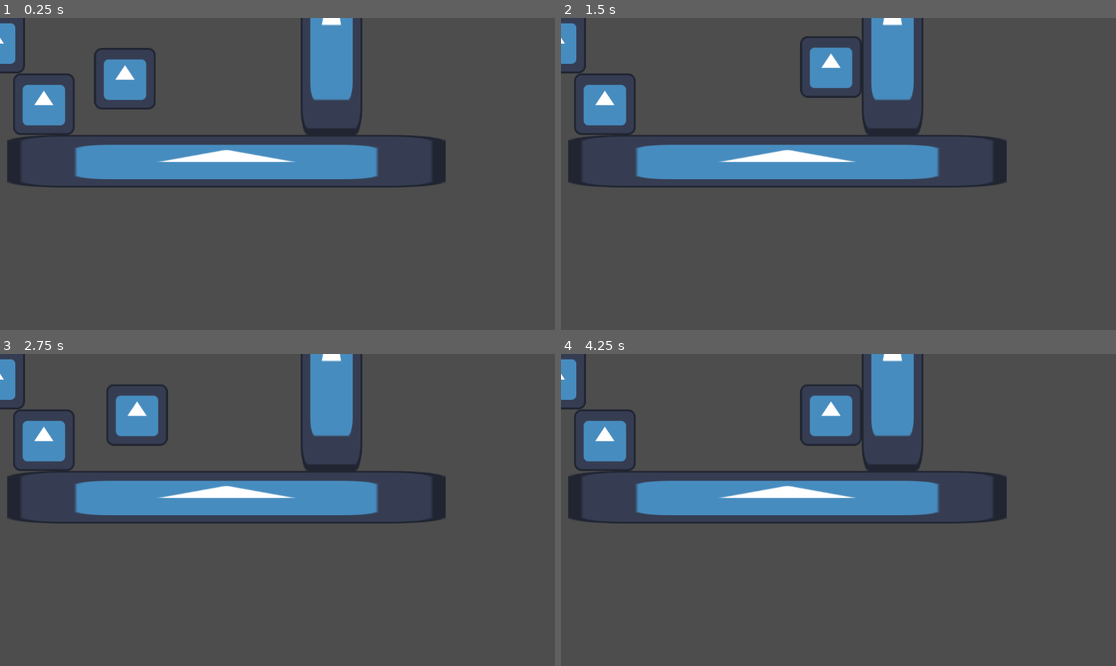
Above: before the commit, frames 1-4 (two rows, left to right).
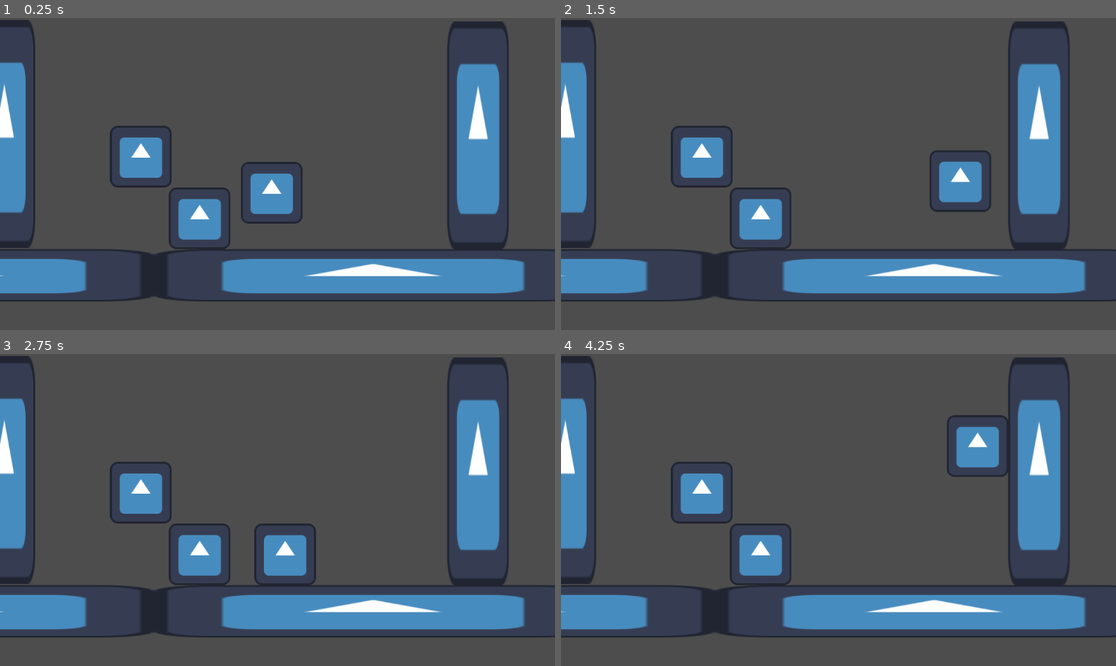
Above: after the commit, the same moments.

Repository: Dkoplik/Paint-it-Black
Game: Godot game, scene res://movement_test/movement_test.tscn
Two runs of this game, one before a commit and one after it. Both use one fixed random seed, a clock stepped at 60 frames per second and the inputs below. The project has no main scene, so this scene is started directly. The engine's default icon, where the game draws it, is replaced by a stand-in: a white triangle on a blue panel in a dark square.
Inputs:
- Up to frame 1 (0.25 s): no input
- Up to frame 2 (1.5 s): tap Enter (ui_accept) at 0.5, 0.6, 0.77, 1.07, 1.35 s; hold D (right) from 0.53 s (still down)
- Up to frame 3 (2.75 s): tap Enter (ui_accept) at 1.52, 1.82, 2.1 s; release D (right) at 2.03 s; hold A (left) from 2.03 s (still down)
- Up to frame 4 (4.25 s): release A (left) at 2.78 s; hold D (right) from 2.78 s (still down); tap Enter (ui_accept) at 2.85, 3.02, 3.32, 3.6, 3.77, 4.07 s

The runs differ from the first frame. In frame 1, 32% of the frame differs, in the area x 0-100%, y 0-91%; in frame 2, 32%; in frame 3, 32%; in frame 4, 32%.

Commit message:
Добавил скольжение по стене
Добавил  скольжение по стене, игрок плавно спускается по стене вниз.
Добавил кривоработающий прыжок от неё. Работает только в лево.

Diff:
--- a/Paint-it-Black/movement_test/CharacterBody2D.gd
+++ b/Paint-it-Black/movement_test/CharacterBody2D.gd
@@ -7,6 +7,8 @@
 @export var max_movement_speed = 2000.0
 @export var max_fall_speed = 2000.0
 @export var gravity = 2000
+@export var sliding_acceleration = 1000
+@export var max_sliding_speed = 1000
 
 # Ограничивает максимальную скорость передвежения игрока
 func player_speed():
@@ -27,11 +29,19 @@
 func _physics_process(delta):
 	# Добавляет гравитацию.
 	if not is_on_floor():
-		velocity.y += fall_speed(gravity * delta)
+		if is_on_wall():  # скольжение по стене (падает медленее).
+			velocity.y += sliding_acceleration*delta
+		else:	# обычная гравитация
+			velocity.y += fall_speed(gravity * delta)
 
 	# Прыжок.
-	if Input.is_action_just_pressed("ui_accept") and is_on_floor():
-		velocity.y = jump_speed
+	if Input.is_action_just_pressed("ui_accept"):
+		if is_on_floor():
+			velocity.y = jump_speed
+		if is_on_wall():
+
+			velocity.y = jump_speed
+			velocity.x = jump_speed
 
 	# Получение направления ввода (с клавиатуры т.е. куда пользователь хочет пойти) и обработайтка движения/замедления.
 	var direction = Input.get_axis("left", "right")
--- a/Paint-it-Black/movement_test/movement_test.tscn
+++ b/Paint-it-Black/movement_test/movement_test.tscn
@@ -14,6 +14,7 @@
 size = Vector2(128, 470)
 
 [node name="MovementTest" type="Node2D"]
+position = Vector2(304.459, 237.005)
 
 [node name="CharacterBody2D" type="CharacterBody2D" parent="."]
 position = Vector2(259.484, 59.3845)
@@ -25,6 +26,18 @@
 
 [node name="Sprite2D" type="Sprite2D" parent="CharacterBody2D"]
 texture = ExtResource("1_74ju3")
+
+[node name="floor2" type="StaticBody2D" parent="."]
+position = Vector2(-439.458, 296.995)
+
+[node name="Sprite2D" type="Sprite2D" parent="floor2"]
+position = Vector2(-5.50747e-05, 0.5)
+scale = Vector2(7.10937, 0.851562)
+texture = ExtResource("1_74ju3")
+
+[node name="CollisionShape2D" type="CollisionShape2D" parent="floor2"]
+position = Vector2(0, 0.5)
+shape = SubResource("RectangleShape2D_pt0lq")
 
 [node name="floor" type="StaticBody2D" parent="."]
 position = Vector2(470, 297)
@@ -54,4 +67,16 @@
 position = Vector2(-12, 51)
 
 [node name="StaticBody2D2" parent="." instance=ExtResource("3_pajbj")]
-position = Vector2(91, 179)
+position = Vector2(110, 179)
+
+[node name="wall2" type="StaticBody2D" parent="."]
+position = Vector2(-295.458, 176.995)
+
+[node name="CollisionShape2D" type="CollisionShape2D" parent="wall2"]
+position = Vector2(0, -174)
+shape = SubResource("RectangleShape2D_3chba")
+
+[node name="Sprite2D" type="Sprite2D" parent="wall2"]
+position = Vector2(0, -173)
+scale = Vector2(1, 3.70313)
+texture = ExtResource("1_74ju3")
